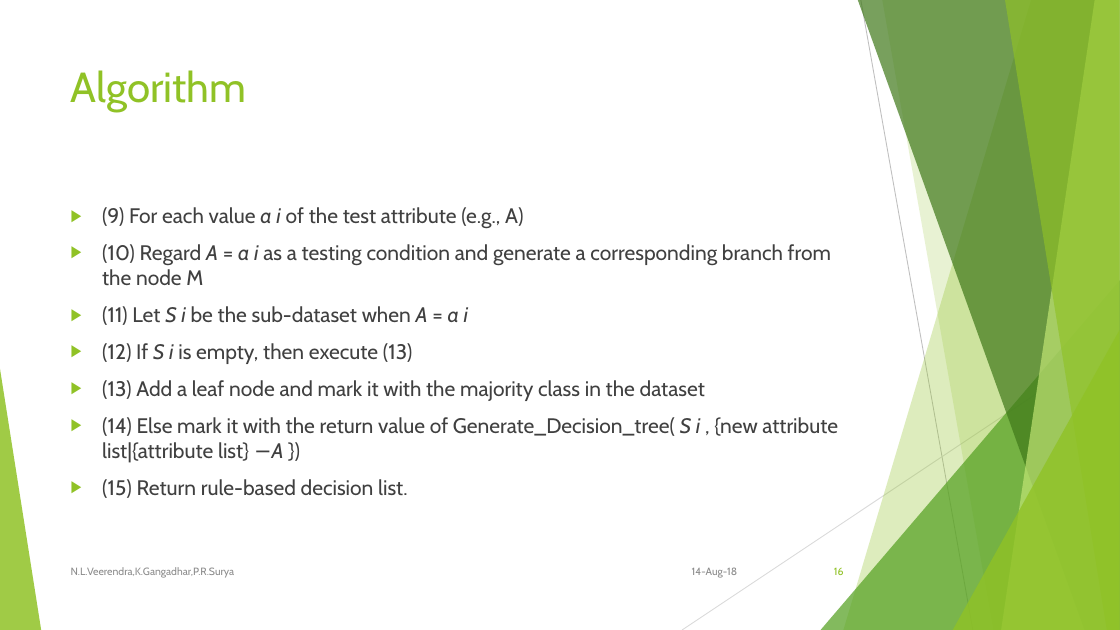
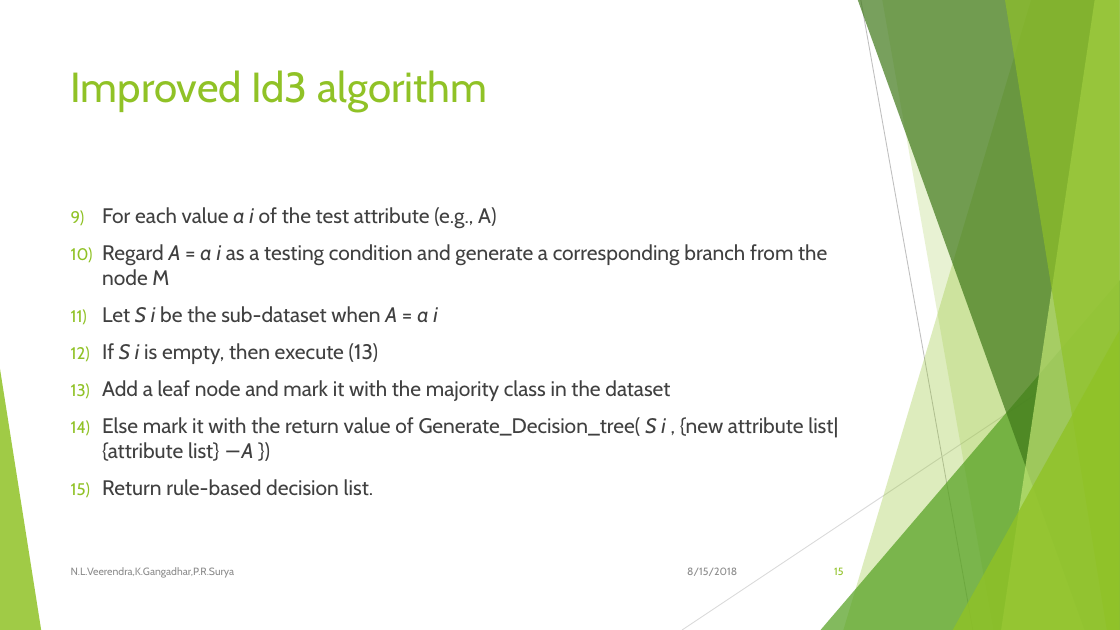
Before and after one commit to LakshmanNanisetti/MiniProject, a slide deck: slide 15 of Presentation/An improved Id3 algorithm for clinical data classification.pptx (slide 16 before the commit). Drawn at 1120x630 pixels with LibreOffice and Linux fonts; fonts in the diff are those of the drawing. Boxes give left, top, right and bottom in pixels: in the first picture for what was removed or moved away, otherwise in the second. Text is boxed around its words. In the diff, an @@ line names an element or a change of style, - is before the commit and + after.

Commit message:
corrected numbering in algorithms of ppt

```diff
--- a/Presentation/An improved Id3 algorithm for clinical data classification.pptx
+++ b/Presentation/An improved Id3 algorithm for clinical data classification.pptx
@@ title at <box>71,70,487,112</box>: text changed @@
-Algorithm
+Improved Id3 algorithm
@@ text at <box>71,207,838,495</box>: text changed @@
-▶ (9) For each value a i of the test attribute (e.g., A)
-▶ (10) Regard A = a i as a testing condition and generate a corresponding branch from the node M
-▶ (11) Let S i be the sub-dataset when A = a i
-▶ (12) If S i is empty, then execute (13)
-▶ (13) Add a leaf node and mark it with the majority class in the dataset
-▶ (14) Else mark it with the return value of Generate_Decision_tree( S i , {new attribute list|{attribute list} −A })
-▶ (15) Return rule-based decision list.
+9) For each value a i of the test attribute (e.g., A)
+10) Regard A = a i as a testing condition and generate a corresponding branch from the node M
+11) Let S i be the sub-dataset when A = a i
+12) If S i is empty, then execute (13)
+13) Add a leaf node and mark it with the majority class in the dataset
+14) Else mark it with the return value of Generate_Decision_tree( S i , {new attribute list|{attribute list} −A })
+15) Return rule-based decision list.
@@ text at <box>687,567,737,576</box>: text changed @@
-14-Aug-18
+8/15/2018
@@ page number at <box>834,567,843,575</box>: text changed @@
-16
+15
```
Also in this commit, not shown: 16 other slides changed, 1 slide removed.
